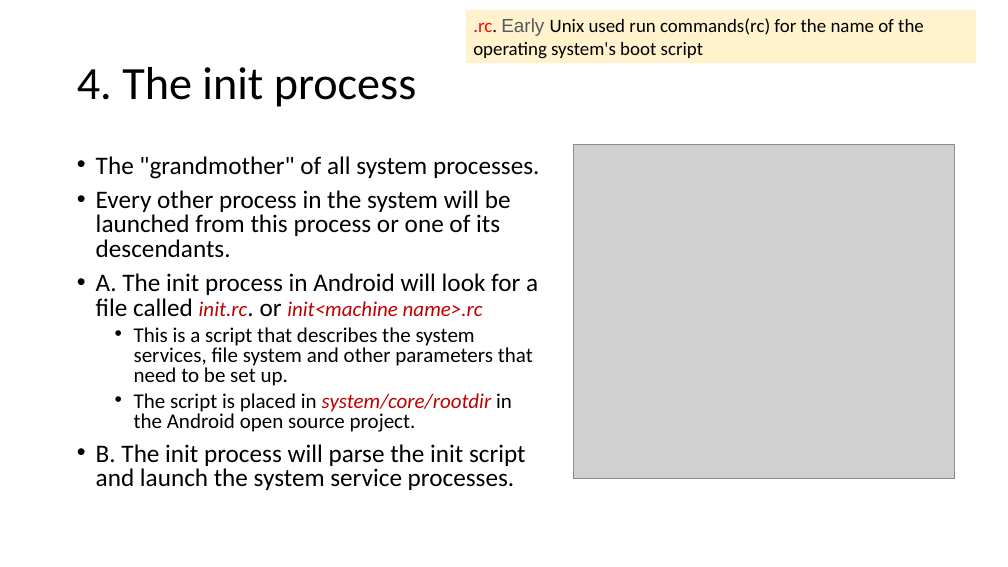
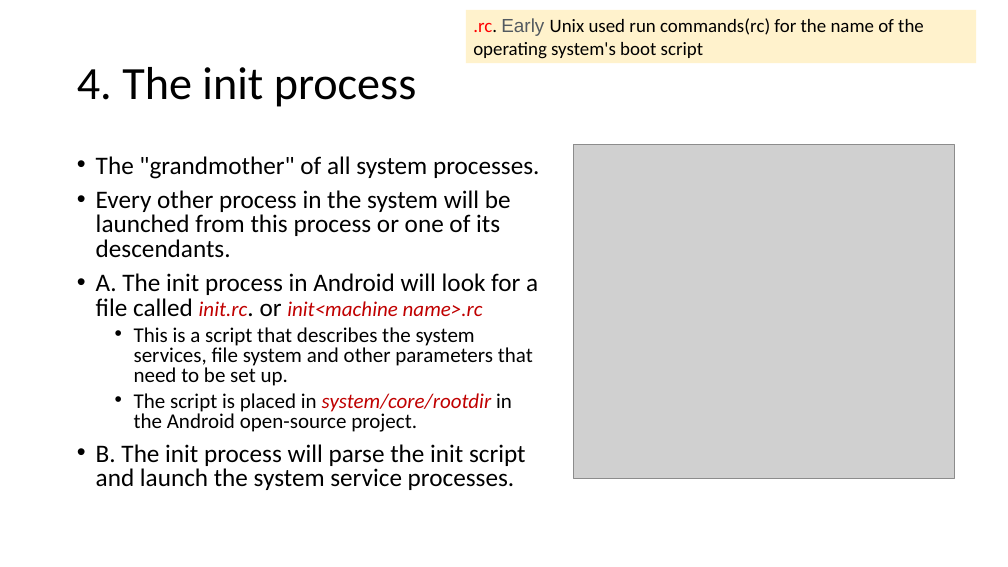
Before and after one commit to frankwxu/digital-forensics-lab, a slide deck: slide 27 of Andriod10/0_Intro_Pixel3_Andriod10.pptx (slide 26 before the commit). Drawn at 1008x567 pixels with LibreOffice and Linux fonts; fonts in the diff are those of the drawing; grey boxes stand for pictures; background and template pictures are left out. Boxes give left, top, right and bottom in pixels: in the first picture for what was removed or moved away, otherwise in the second. Text is boxed around its words. In the diff, an @@ line names an element or a change of style, - is before the commit and + after.

```diff
--- a/Andriod10/0_Intro_Pixel3_Andriod10.pptx
+++ b/Andriod10/0_Intro_Pixel3_Andriod10.pptx
@@ text at <box>134,393,512,432</box>: text changed @@
-  • The script is placed in system/core/rootdir in the Android open source project.
+  • The script is placed in system/core/rootdir in the Android open-source project.
```
Also in this commit, not shown: 11 other slides changed, 1 slide added, 3 other files.
